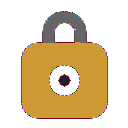
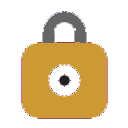
Layer changes from the first 128x128 image to the second:
painted on "Hintergrund Kopie" over (21, 11, 108, 119)
hid (unnamed layer) over (21, 11, 108, 119)
